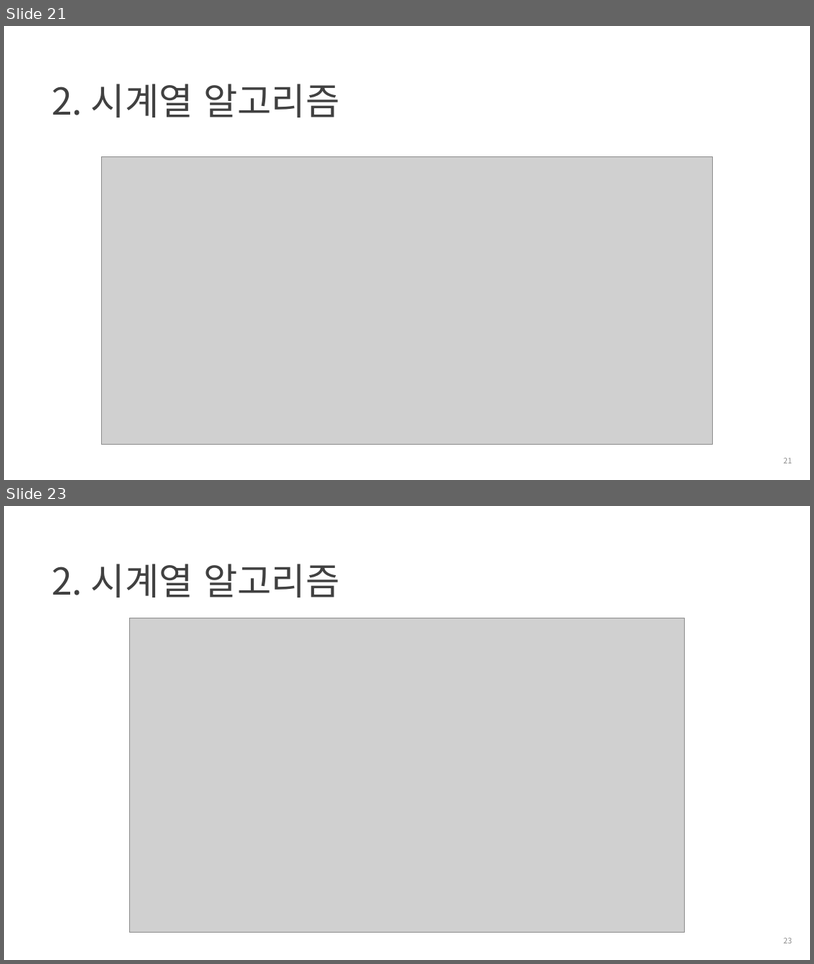
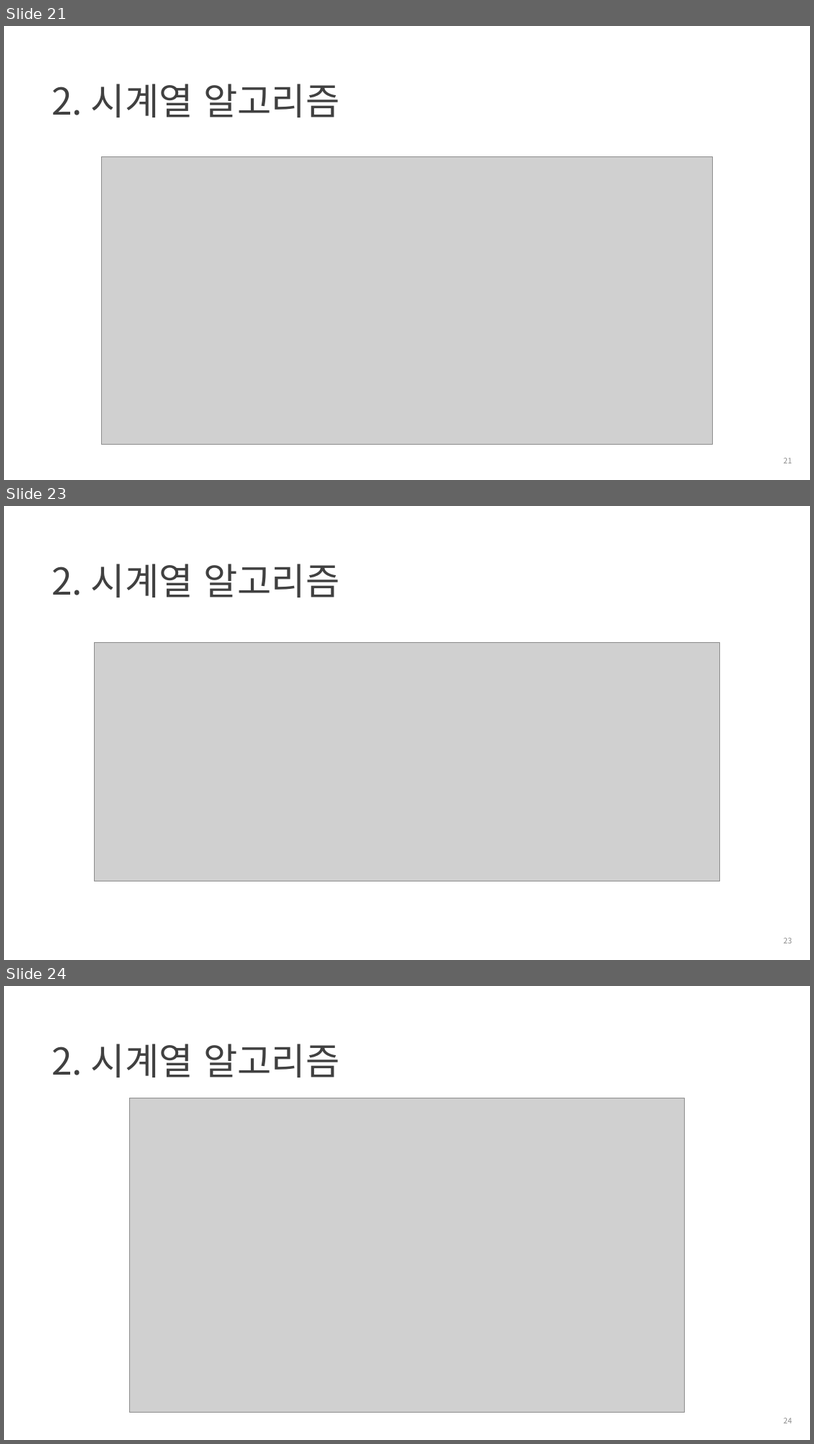
Before and after one commit to cheonbi/TimeSeriesAnalysis, a slide deck: Shared/[FastCampus] 7주차_강의자료_김경원박사.pptx. Shown one above the other, each under a label of ours: slides 21 and 23 before the commit, slides 21, 23 and 24 after it; the slides between them are not shown. The pictures are 814x964 and 814x1444 pixels, drawn with LibreOffice and Linux fonts; fonts in the diff are those of the drawing; grey boxes stand for pictures; background and template pictures are left out. Boxes give left, top, right and bottom in pixels: in the first picture for what was removed or moved away, otherwise in the second. Text is boxed around its words. In the diff, an @@ line names an element or a change of style, - is before the commit and + after.

```diff
--- a/Shared/[FastCampus] 7주차_강의자료_김경원박사.pptx
+++ b/Shared/[FastCampus] 7주차_강의자료_김경원박사.pptx
@@ slide 23 added at (x1=4, y1=506, x2=810, y2=960), background #FFFFFF @@
@@ title added at (x1=52, y1=564, x2=340, y2=597), 44 pt, text #404040 @@
+2. 시계열 알고리즘
@@ picture added at (x1=94, y1=642, x2=720, y2=880) @@
@@ page number added at (x1=784, y1=937, x2=792, y2=943), 9 pt, text #8C8C8C @@
+23
@@ what was slide 23 is now slide 24 @@
@@ page number at (x1=784, y1=1417, x2=792, y2=1423): text changed @@
-23
+24
```
Also in this commit, not shown: 5 slides changed, 11 other files.
